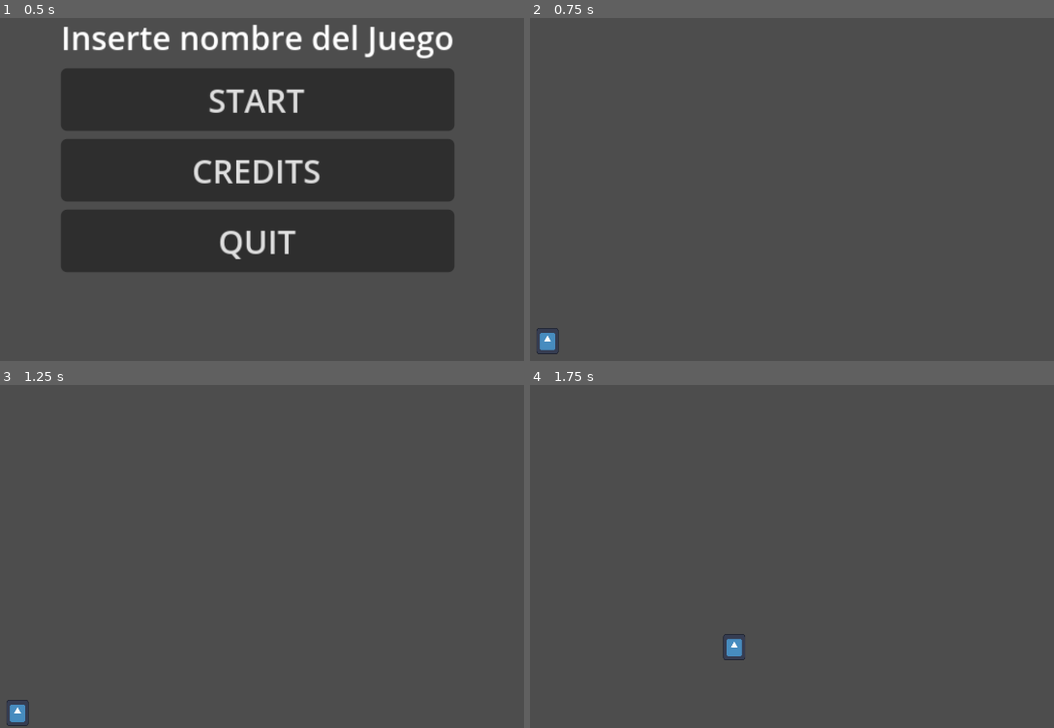
Above: before the commit, frames 1-4 (two rows, left to right).
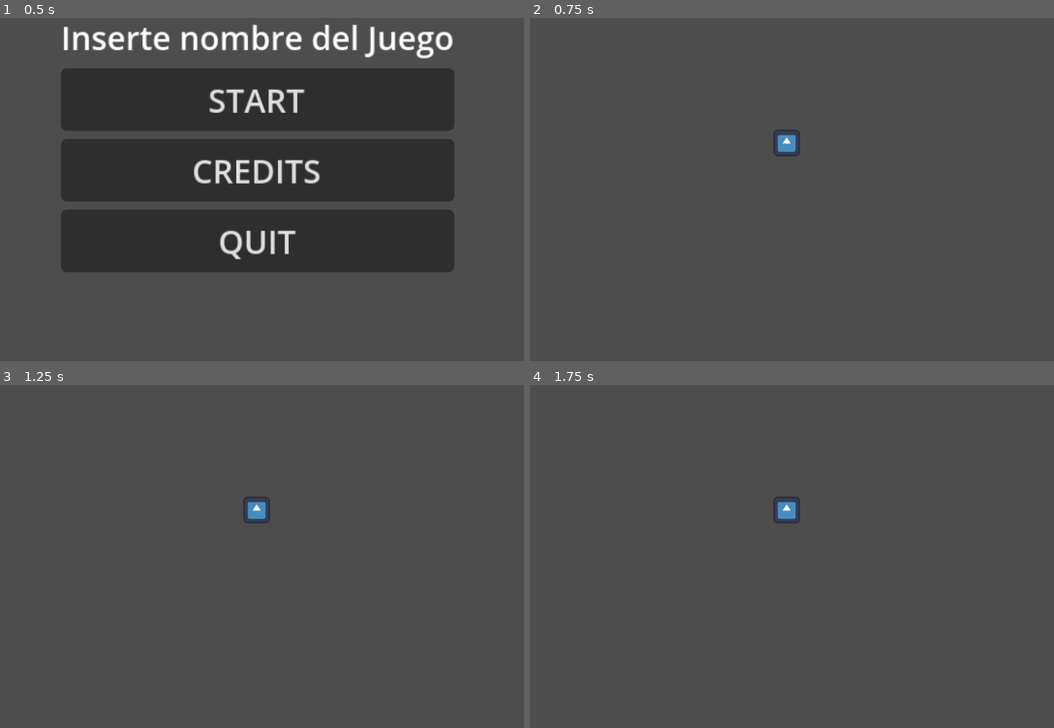
Above: after the commit, the same moments.

Repository: Cisterna-O/Juego-Proyecto-Raise-the-Sun-Interactive
Game: Godot game, scene res://scenes/main_menu.tscn
Two runs of this game, one before a commit and one after it. Both use one fixed random seed, a clock stepped at 60 frames per second and the inputs below. The engine's default icon, where the game draws it, is replaced by a stand-in: a white triangle on a blue panel in a dark square.
Inputs:
- Up to frame 1 (0.5 s): no input
- Up to frame 2 (0.75 s): click "START" at 0.5 s
- Up to frame 3 (1.25 s): no input
- Up to frame 4 (1.75 s): tap Enter at 1.25 s; hold Right (move_right) from 1.28 s (still down); tap Space (jump) at 1.52 s

Frame 1 is identical in both runs. In frame 2, 0.5% of the frame differs, in the area x 1-52%, y 32-99%; in frame 3, 0.5%, in the area x 1-52%, y 32-100%; in frame 4, 0.5%.

Commit message:
Agregué cámara

Diff:
--- a/raise-the-sun-interactive-juego/scenes/hito_1.tscn
+++ b/raise-the-sun-interactive-juego/scenes/hito_1.tscn
@@ -20,6 +20,7 @@
 shape = SubResource("WorldBoundaryShape2D_4typ4")
 
 [node name="Player" parent="." instance=ExtResource("1_wq1nc")]
+position = Vector2(70, 185)
 
 [node name="PauseMenu" parent="." instance=ExtResource("1_0h1ha")]
 process_mode = 3
--- a/raise-the-sun-interactive-juego/scenes/player.tscn
+++ b/raise-the-sun-interactive-juego/scenes/player.tscn
@@ -4,18 +4,19 @@
 [ext_resource type="Script" uid="uid://b6gnkte75t771" path="res://scenes/player.gd" id="1_g2els"]
 
 [sub_resource type="RectangleShape2D" id="RectangleShape2D_g2els"]
-size = Vector2(9, 11)
+size = Vector2(17, 17)
 
 [node name="Player" type="CharacterBody2D"]
 script = ExtResource("1_g2els")
 
 [node name="CollisionShape2D" type="CollisionShape2D" parent="."]
-position = Vector2(73.5, 198.5)
+scale = Vector2(0.75, 0.75)
 shape = SubResource("RectangleShape2D_g2els")
 
-[node name="pivot" type="Node2D" parent="."]
+[node name="Pivot" type="Node2D" parent="."]
 
-[node name="Sprite2D" type="Sprite2D" parent="pivot"]
-position = Vector2(73.5, 198.5)
-scale = Vector2(0.08593747, 0.101562515)
+[node name="Sprite2D" type="Sprite2D" parent="Pivot"]
+scale = Vector2(0.1, 0.1)
 texture = ExtResource("1_3vyb7")
+
+[node name="Camera2D" type="Camera2D" parent="."]
